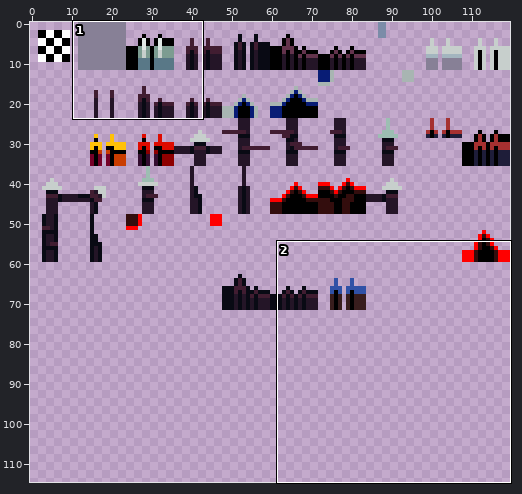
Two versions of one sprite sheet, tilesets/ts_spines/output_tileset.png. Above, an overview of the earlier version with the close-up marked.
Close-up. As it was:
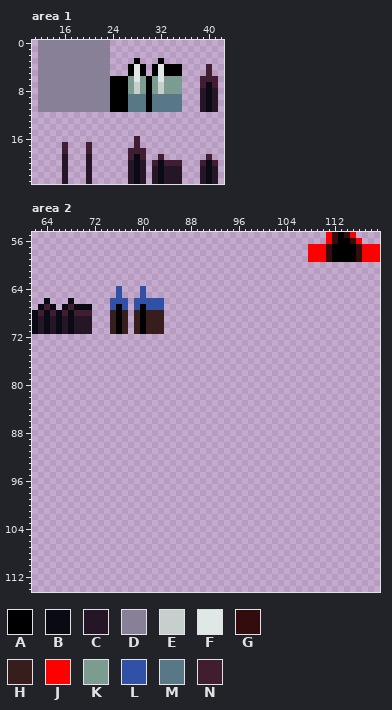
The file is 120x132 pixels. Shown: area 1: x 11..42, y 0..23; area 2: x 62..119, y 55..114. The wide view leaves out empty margins. The commit also changed other parts of the picture, which this record leaves out.
Palette (. is transparent): A #000000  B #090a14  C #241527  D #878096  E #c7cfcc  F #dfe8e5  G #330d0d  H #381d1d  J #ff0000  K #7c9c91  L #3051a6  M #597887  N #411d31
Pixels before, area 1, first column x 12:
 0 DDDDDDDDDDDD..................
 1 DDDDDDDDDDDD..................
 2 DDDDDDDDDDDD..................
 3 DDDDDDDDDDDD....A...A.........
 4 DDDDDDDDDDDD...AFA.AFAAA....N.
 5 DDDDDDDDDDDD...AFA.AFAAA....N.
 6 DDDDDDDDDDDDAAAKFKAKFKKK...NNN
 7 DDDDDDDDDDDDAAAKEKAKEKKK...NBN
 8 DDDDDDDDDDDDAAAKEKAKEKKK...CBC
 9 DDDDDDDDDDDDAAAMMMAMMMMM...CBC
10 DDDDDDDDDDDDAAAMMMAMMMMM...CBC
11 DDDDDDDDDDDDAAAMMMAMMMMM...CBC
12 ..............................
13 ..............................
14 ..............................
15 ..............................
16 ................N.............
17 ....N...N.......N.............
18 ....N...N......NNN............
19 ....C...C......NBN..N.......N.
20 ....C...C......CBC.NBNNN...NBN
21 ....C...C......CBC.CBCCC...CBC
22 ....C...C......CBC.CBCCC...CBC
23 ....C...C......CBC.CBCCC...CBC
Pixels before, area 2 (only the part around the change), first column x 62:
 57 ..............................................JJJGAAAAGJJJ
 58 ..............................................JJJGAAAAGJJJ
 59 ..............................................JJJGAAAAGJJJ
 60 ..........................................................
 61 ..........................................................
 62 ..........................................................
 63 ..........................................................
 64 ..............L...L.......................................
 65 ..............L...L.......................................
 66 ..B...B......LLL.LLLLL....................................
 67 .BNB.BNBBB...LAL.LALLL....................................
 68 BNBNBNBNNN...HAH.HAHHH....................................
 69 BCBCBCBCCC...HAH.HAHHH....................................
 70 BCBCBCBCCC...HAH.HAHHH....................................
 71 BCBCBCBCCC...HAH.HAHHH....................................
 72 ..........................................................
 73 ..........................................................
 74 ..........................................................
 75 ..........................................................
 76 ..........................................................
 77 ..........................................................
 78 ..........................................................
 79 ..........................................................
 80 ..........................................................
 81 ..........................................................
 82 ..........................................................
 83 ..........................................................
 84 ..........................................................
 85 ..........................................................
 86 ..........................................................
 87 ..........................................................
 88 ..........................................................
 89 ..........................................................
 90 ..........................................................
 91 ..........................................................
 92 ..........................................................
 93 ..........................................................
 94 ..........................................................
 95 ..........................................................
 96 ..........................................................
 97 ..........................................................
 98 ..........................................................
 99 ..........................................................
100 ..........................................................
101 ..........................................................
102 ..........................................................
103 ..........................................................
104 ..........................................................
105 ..........................................................
106 ..........................................................
107 ..........................................................
108 ..........................................................
109 ..........................................................
110 ..........................................................
111 ..........................................................
112 ..........................................................
Now the later version:
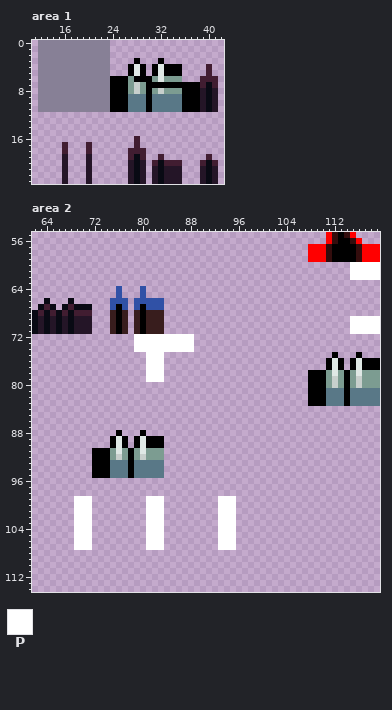
Colours new in this view: P #ffffff
From old to new:
Changed rows in their new state; - is an unchanged pixel.
Area 1:
first column x 28:
 6 AA---------
 7 ---AAAAAAAA
 8 --------AAA
 9 --------AAA
10 --------AAA
11 --------AAA
Area 2:
first column x 115:
 60 PPPPP
 61 PPPPP
 62 PPPPP
first column x 79:
 69 ------------------------------------PPPPP
 70 ------------------------------------PPPPP
 71 ------------------------------------PPPPP
 72 PPPPPPPPPP-------------------------------
 73 PPPPPPPPPP-------------------------------
 74 PPPPPPPPPP-------------------------------
 75 --PPP----------------------------A---A---
 76 --PPP---------------------------AFA-AFAAA
 77 --PPP---------------------------AFA-AFAAA
 78 --PPP------------------------AAAKFKAKFKKK
 79 --PPP------------------------AAAKEKAKEKKK
 80 -----------------------------AAAKEKAKEKKK
 81 -----------------------------AAAMMMAMMMMM
 82 -----------------------------AAAMMMAMMMMM
 83 -----------------------------AAAMMMAMMMMM
first column x 72:
 88 ----A---A---
 89 ---AFA-AFAAA
 90 ---AFA-AFAAA
 91 AAAKFKAKFKKK
 92 AAAKEKAKEKKK
 93 AAAMMMAMMMMM
 94 AAAMMMAMMMMM
 95 AAAMMMAMMMMM
first column x 69:
 99 PPP---------PPP---------PPP
100 PPP---------PPP---------PPP
101 PPP---------PPP---------PPP
102 PPP---------PPP---------PPP
103 PPP---------PPP---------PPP
104 PPP---------PPP---------PPP
105 PPP---------PPP---------PPP
106 PPP---------PPP---------PPP
107 PPP---------PPP---------PPP
Pixel boxes of the changes (left, top, right, bottom) in both close-ups:
changed: (134, 76, 200, 112)
added: (350, 262, 380, 280)
added: (308, 316, 380, 406)
added: (134, 334, 194, 382)
added: (74, 430, 164, 550)
added: (218, 496, 236, 550)
